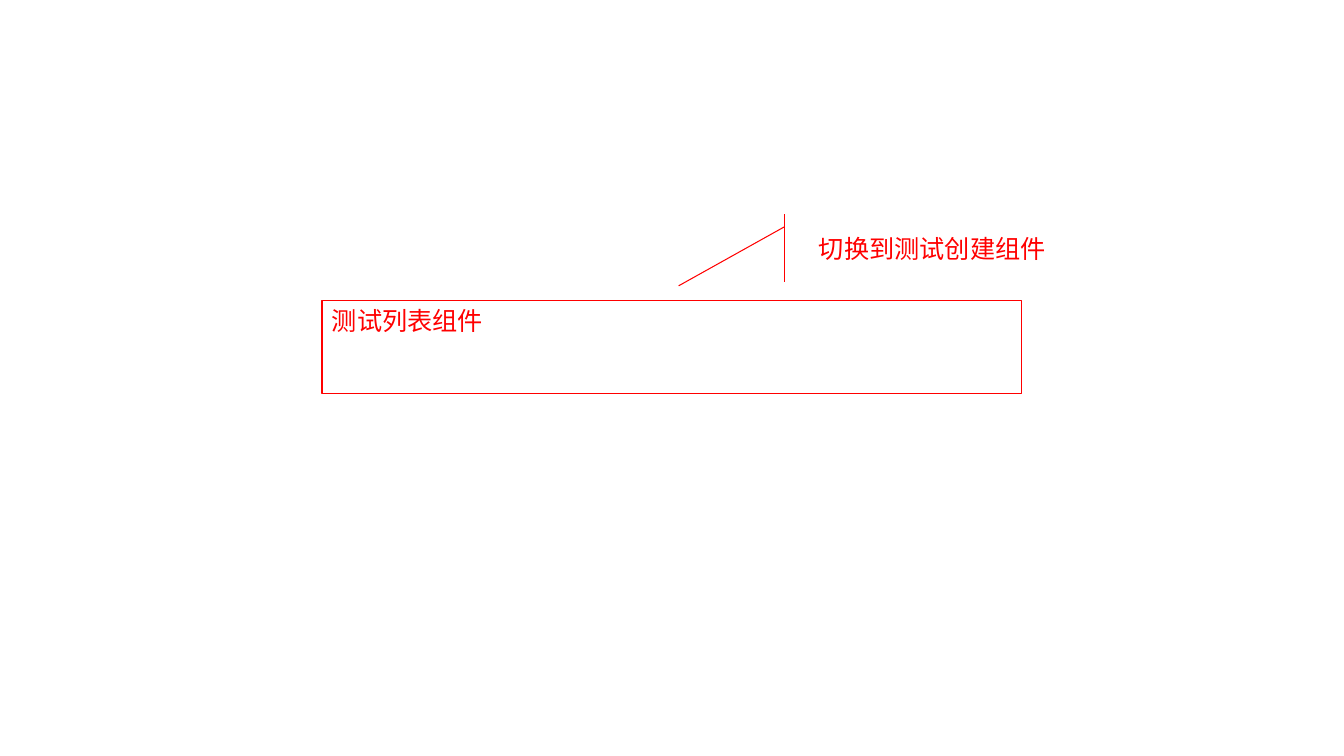
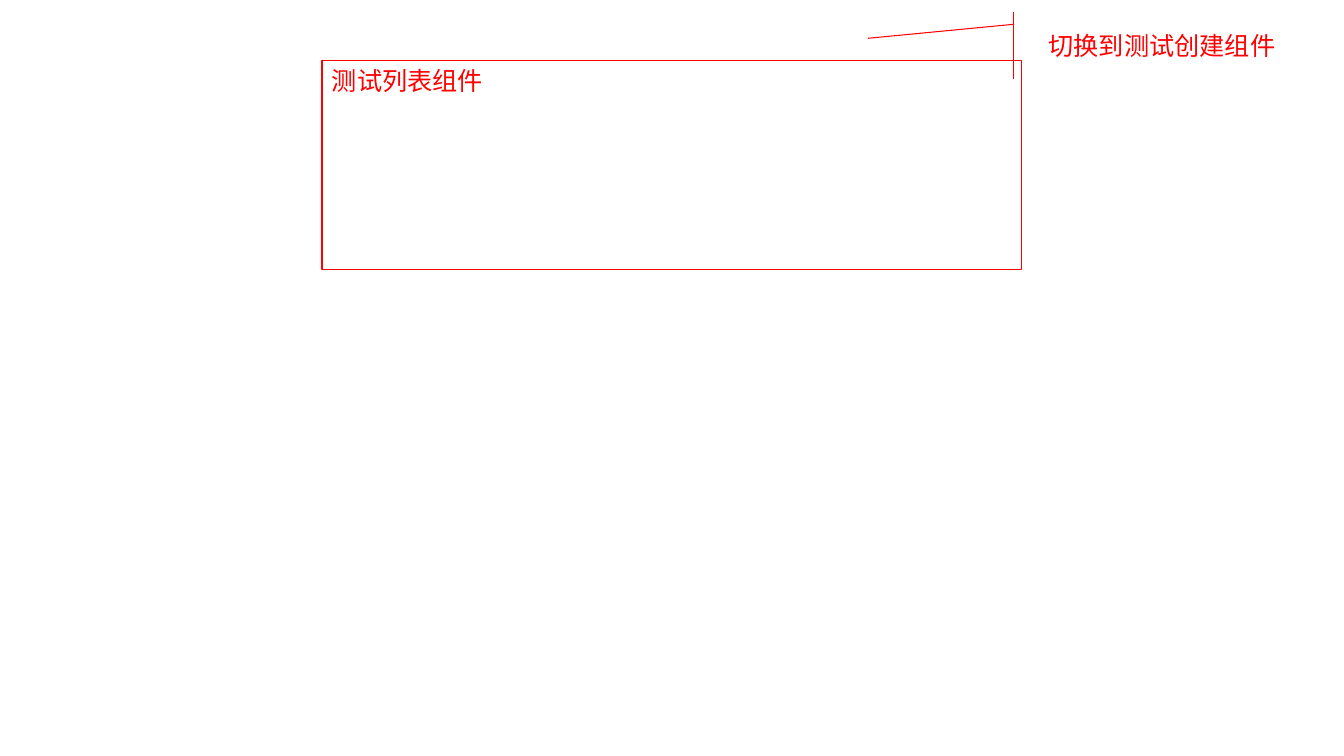
Before and after one commit to WuXiSTC/PressureMeterFront, a slide deck: slide 4 of 设计图.pptx. Drawn at 1344x756 pixels with LibreOffice and Linux fonts; fonts in the diff are those of the drawing; background and template pictures are left out. Boxes give left, top, right and bottom in pixels: in the first picture for what was removed or moved away, otherwise in the second. Text is boxed around its words. In the diff, an @@ line names an element or a change of style, - is before the commit and + after.

Commit message:
设计图更新

```diff
--- a/设计图.pptx
+++ b/设计图.pptx
@@ accent callout "切换到测试创建组件": place and size @@
-accent callout "切换到测试创建组件" at (806,215,1060,282)
+accent callout "切换到测试创建组件" at (1035,12,1290,80)
@@ accent callout "切换到测试创建组件" at (1035,12,1290,80): proportions changed @@
@@ rectangle "测试列表组件": place and size @@
-rectangle "测试列表组件" at (322,300,1021,393)
+rectangle "测试列表组件" at (322,60,1021,270)
```
